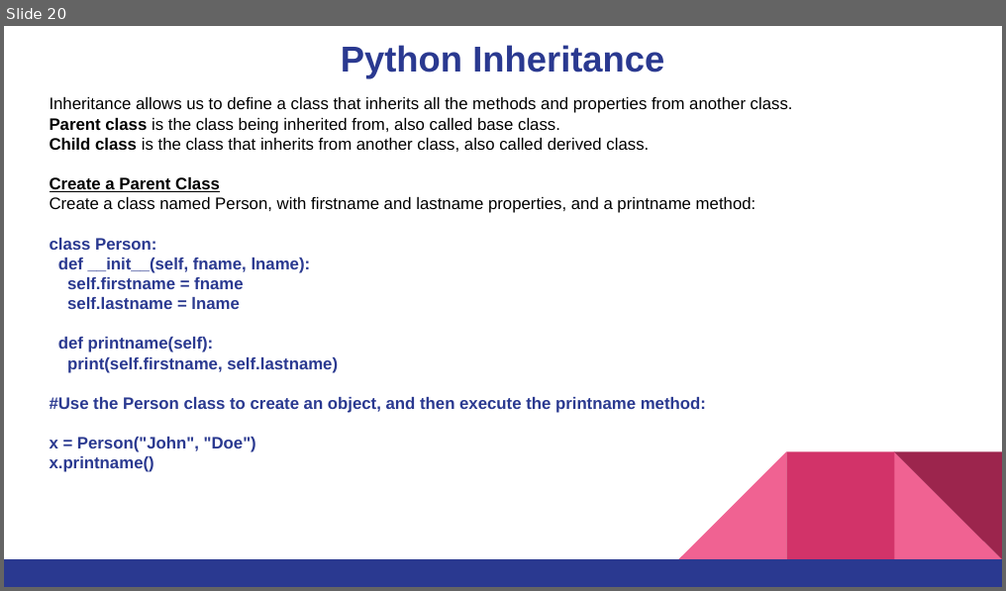
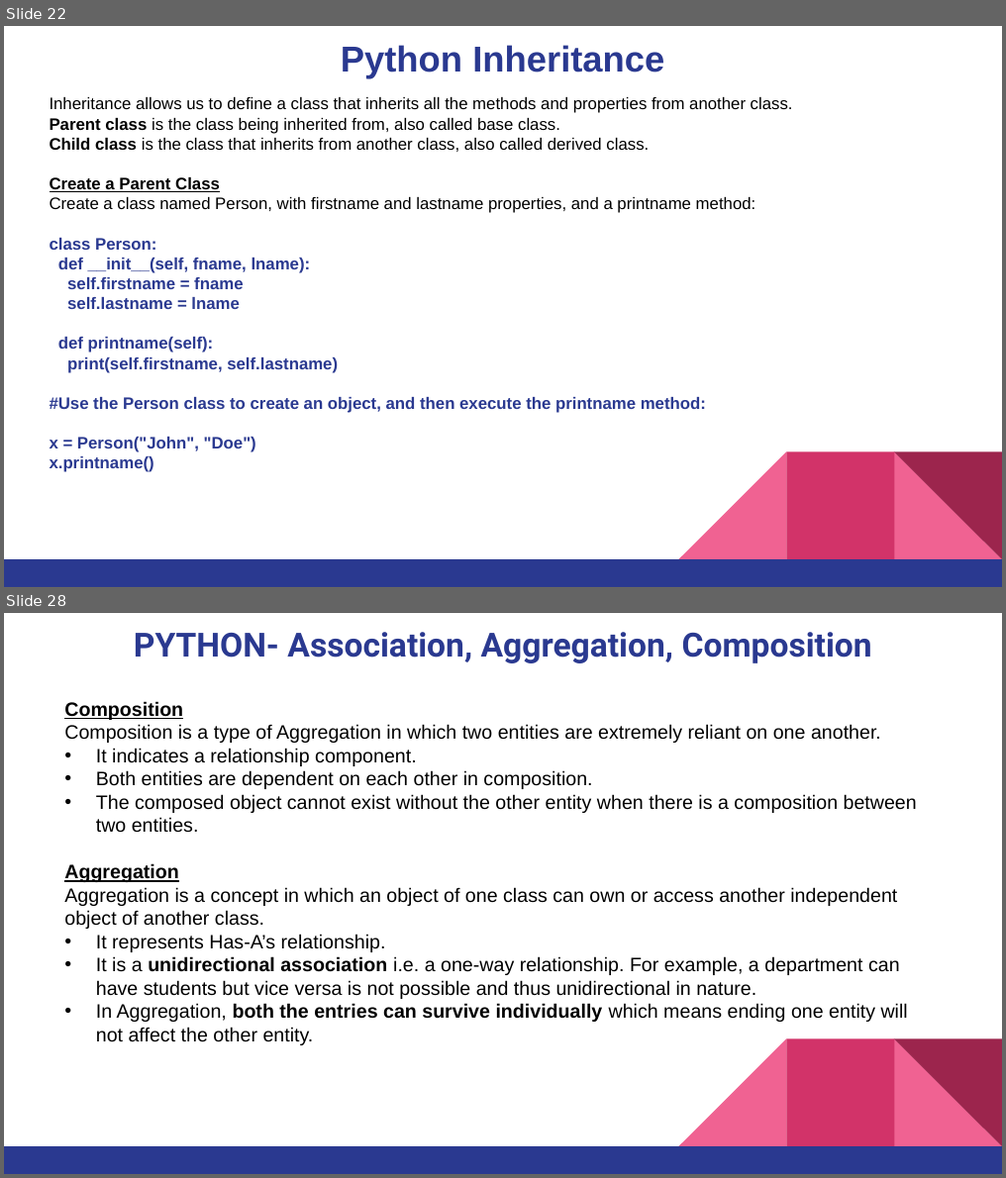
Before and after one commit to pnytrainingrepo/artificial-intelligence, a slide deck: Python-Programming-Week02.pptx. Shown one above the other, each under a label of ours: slide 20 before the commit, slides 22 and 28 after it; the slides between them are not shown. The pictures are 1006x591 and 1006x1178 pixels, drawn with LibreOffice and Linux fonts; fonts in the diff are those of the drawing. Boxes give left, top, right and bottom in pixels: in the first picture for what was removed or moved away, otherwise in the second. Text is boxed around its words. In the diff, an @@ line names an element or a change of style, - is before the commit and + after.

```diff
--- a/Python-Programming-Week02.pptx
+++ b/Python-Programming-Week02.pptx
@@ slide 28 added at [4, 613, 1002, 1174], background #FFFFFF; not listed: 5 template elements that a slide beside it also shows @@
@@ title added at [134, 632, 872, 663], 24 pt, text #2A3990, bold @@
+PYTHON- Association, Aggregation, Composition
@@ text added at [64, 701, 917, 1046], 14 pt, text #000000 @@
+Composition
+Composition is a type of Aggregation in which two entities are extremely reliant on one another.
+• It indicates a relationship component.
+• Both entities are dependent on each other in composition.
+• The composed object cannot exist without the other entity when there is a composition between two entities.
+Aggregation
+Aggregation is a concept in which an object of one class can own or access another independent object of another class.
+• It represents Has-A’s relationship.
+• It is a unidirectional association i.e. a one-way relationship. For example, a department can have students but vice versa is not possible and thus unidirectional in nature.
+• In Aggregation, both the entries can survive individually which means ending one entity will not affect the other entity.
@@ what was slide 20 is now slide 22 @@
```
Also in this commit, not shown: 3 slides changed, 9 other slides added, 2 slides removed, 24 other files.
